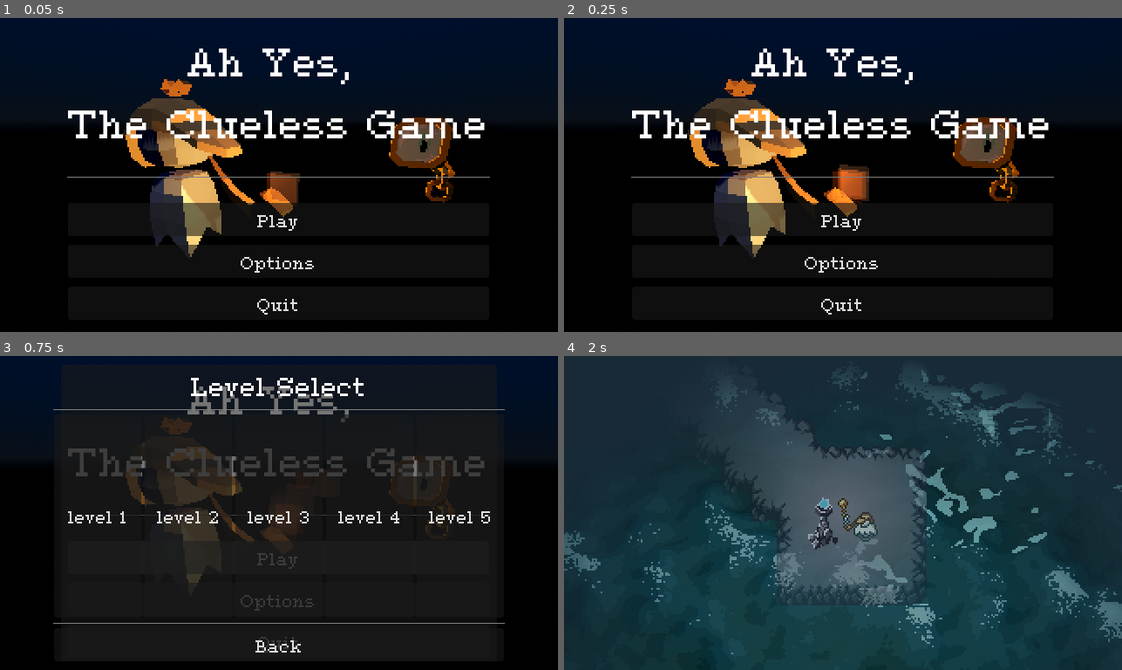
Above: before the commit, frames 1-4 (two rows, left to right).
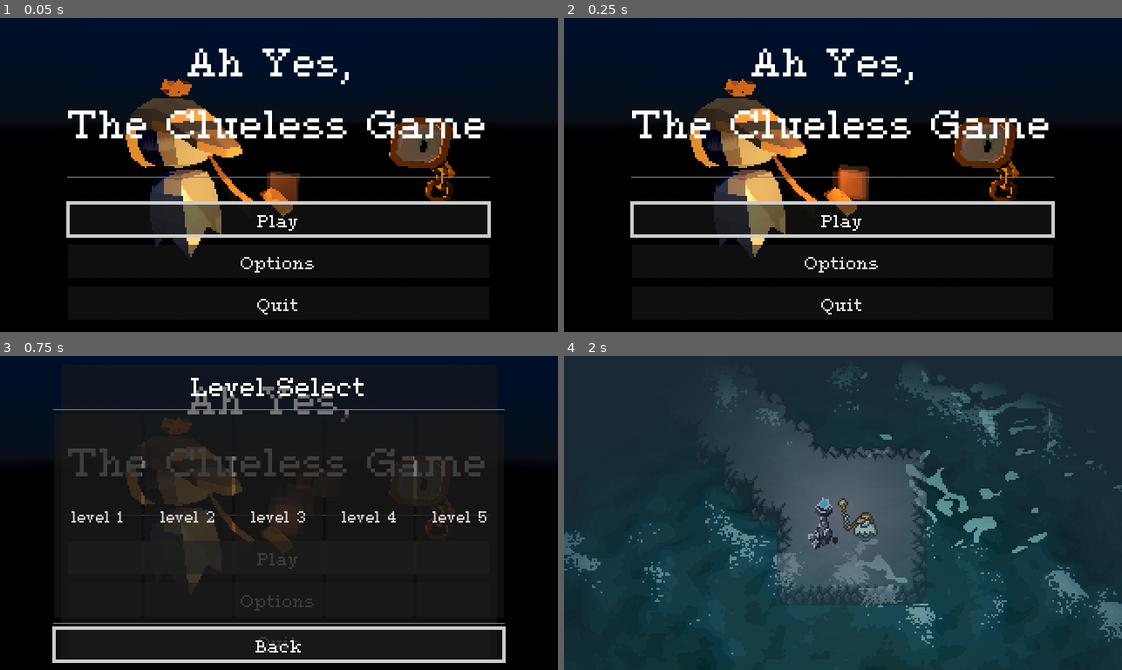
Above: after the commit, the same moments.

Repository: SmithyMKPK/SPRING-RGDC-GAME-JAM-2026
Game: Godot game, scene res://menu_scenes/main_menu.tscn
Same seed, same stepped clock (60 frames per second), same inputs: the game is played once before the commit and once after it. Sound files missing from this copy of the repository are replaced by a short silence.
Inputs:
- Up to frame 1 (0.05 s): no input
- Up to frame 2 (0.25 s): no input
- Up to frame 3 (0.75 s): click "Play" at 0.5 s
- Up to frame 4 (2 s): click "Play" at 1.25 s

The runs differ from the first frame. In frame 1, 1.8% of the frame differs, in the area x 11-88%, y 58-70%; in frame 2, 1.8%; in frame 3, 2.8%, in the area x 9-91%, y 49-98%; in frame 4, nothing differs.

Commit message:
feature: focus in menus

Diff:
--- /dev/null
+++ b/assets/menus_theme.tres
@@ -0,0 +1,36 @@
+[gd_resource type="Theme" format=3 uid="uid://nawdcl54fj77"]
+
+[ext_resource type="FontFile" uid="uid://cnqy0ca0e0jj6" path="res://assets/typefaces/Cairopixel.ttf" id="1_1khsk"]
+
+[sub_resource type="StyleBoxFlat" id="StyleBoxFlat_1khsk"]
+content_margin_left = 4.0
+content_margin_top = 4.0
+content_margin_right = 4.0
+content_margin_bottom = 4.0
+bg_color = Color(1, 1, 1, 0.75)
+draw_center = false
+border_width_left = 4
+border_width_top = 4
+border_width_right = 4
+border_width_bottom = 4
+corner_detail = 1
+expand_margin_left = 2.0
+expand_margin_top = 2.0
+expand_margin_right = 2.0
+expand_margin_bottom = 2.0
+anti_aliasing = false
+
+[sub_resource type="StyleBoxFlat" id="StyleBoxFlat_02h7v"]
+content_margin_left = 4.0
+content_margin_top = 4.0
+content_margin_right = 4.0
+content_margin_bottom = 4.0
+bg_color = Color(0.1, 0.1, 0.1, 0.6)
+
+[resource]
+Button/font_sizes/font_size = 28
+Button/fonts/font = ExtResource("1_1khsk")
+Button/styles/focus = SubResource("StyleBoxFlat_1khsk")
+Button/styles/normal = SubResource("StyleBoxFlat_02h7v")
+Label/font_sizes/font_size = 32
+Label/fonts/font = ExtResource("1_1khsk")
--- /dev/null
+++ b/menu_scenes/grab_focus_on_show.gd
@@ -0,0 +1,10 @@
+extends Button
+
+var last_shown: bool = false;
+
+## cleanup will be using notifications instead
+func _process(_delta: float) -> void:
+	if self.last_shown != self.is_visible_in_tree():
+		self.last_shown = self.is_visible_in_tree();
+		if self.is_visible_in_tree():
+			self.grab_focus();
--- a/menu_scenes/level_finished_menu.tscn
+++ b/menu_scenes/level_finished_menu.tscn
@@ -1,7 +1,8 @@
 [gd_scene format=3 uid="uid://b2lq84t8v78gc"]
 
 [ext_resource type="Script" uid="uid://cly6wj6lik3r7" path="res://menu_scenes/level_finished_menu.gd" id="1_ti1u0"]
-[ext_resource type="FontFile" uid="uid://cnqy0ca0e0jj6" path="res://assets/typefaces/Cairopixel.ttf" id="3_v1jcd"]
+[ext_resource type="Theme" uid="uid://nawdcl54fj77" path="res://assets/menus_theme.tres" id="2_ti1u0"]
+[ext_resource type="Script" uid="uid://dl41i3ceeu241" path="res://menu_scenes/grab_focus_on_show.gd" id="3_ti1u0"]
 
 [node name="LevelFinishedMenu" type="CanvasLayer" unique_id=930334610]
 script = ExtResource("1_ti1u0")
@@ -16,9 +17,10 @@
 offset_left = -160.0
 offset_top = 23.0
 offset_right = 160.0
-offset_bottom = 95.0
+offset_bottom = 101.0
 grow_horizontal = 2
 grow_vertical = 2
+theme = ExtResource("2_ti1u0")
 
 [node name="VBoxContainer" type="VBoxContainer" parent="Panel" unique_id=2003559183]
 layout_mode = 1
@@ -36,8 +38,6 @@
 
 [node name="Label" type="Label" parent="Panel/VBoxContainer" unique_id=703634126]
 layout_mode = 2
-theme_override_fonts/font = ExtResource("3_v1jcd")
-theme_override_font_sizes/font_size = 32
 text = "Level Complete"
 horizontal_alignment = 1
 vertical_alignment = 1
@@ -51,15 +51,12 @@
 
 [node name="Restart Level Button" type="Button" parent="Panel/VBoxContainer/HBoxContainer" unique_id=1333454466]
 layout_mode = 2
-theme_override_fonts/font = ExtResource("3_v1jcd")
-theme_override_font_sizes/font_size = 20
 text = "Restart Level"
 
 [node name="Main Menu Button" type="Button" parent="Panel/VBoxContainer/HBoxContainer" unique_id=118093173]
 layout_mode = 2
-theme_override_fonts/font = ExtResource("3_v1jcd")
-theme_override_font_sizes/font_size = 20
 text = "Main Menu"
+script = ExtResource("3_ti1u0")
 
 [connection signal="pressed" from="Panel/VBoxContainer/HBoxContainer/Restart Level Button" to="." method="_on_restart_level_button_pressed"]
 [connection signal="pressed" from="Panel/VBoxContainer/HBoxContainer/Main Menu Button" to="." method="_on_main_menu_button_pressed"]
--- a/menu_scenes/level_select/level_button.tscn
+++ b/menu_scenes/level_select/level_button.tscn
@@ -1,11 +1,10 @@
 [gd_scene format=3 uid="uid://735rtut6cfeq"]
 
-[ext_resource type="FontFile" uid="uid://cnqy0ca0e0jj6" path="res://assets/typefaces/Cairopixel.ttf" id="1_hup7u"]
+[ext_resource type="Theme" uid="uid://nawdcl54fj77" path="res://assets/menus_theme.tres" id="1_hup7u"]
 
 [node name="LevelButton" type="Button" unique_id=1225191436]
 custom_minimum_size = Vector2(100, 0)
 offset_right = 110.0
 offset_bottom = 233.0
-theme_override_fonts/font = ExtResource("1_hup7u")
-theme_override_font_sizes/font_size = 32
+theme = ExtResource("1_hup7u")
 text = "Level Name"
--- a/menu_scenes/level_select/level_selection_menu.tscn
+++ b/menu_scenes/level_select/level_selection_menu.tscn
@@ -3,6 +3,7 @@
 [ext_resource type="Script" uid="uid://lnsm40u5fhrl" path="res://menu_scenes/level_select/level_selection_menu.gd" id="1_2vl8i"]
 [ext_resource type="FontFile" uid="uid://cnqy0ca0e0jj6" path="res://assets/typefaces/Cairopixel.ttf" id="1_r6oyx"]
 [ext_resource type="PackedScene" uid="uid://735rtut6cfeq" path="res://menu_scenes/level_select/level_button.tscn" id="2_eyild"]
+[ext_resource type="Script" uid="uid://dl41i3ceeu241" path="res://menu_scenes/grab_focus_on_show.gd" id="4_a6wvx"]
 
 [node name="Level Selection Menu" type="Control" unique_id=493822413 node_paths=PackedStringArray("_level_container")]
 layout_mode = 3
@@ -46,6 +47,8 @@
 [node name="HBoxContainer" type="HBoxContainer" parent="VBoxContainer" unique_id=16196201]
 layout_mode = 2
 size_flags_vertical = 3
+focus_neighbor_top = NodePath("../Back Button")
+focus_neighbor_bottom = NodePath("../Back Button")
 
 [node name="HSeparator2" type="HSeparator" parent="VBoxContainer" unique_id=608088048]
 layout_mode = 2
@@ -55,5 +58,6 @@
 theme_override_fonts/font = ExtResource("1_r6oyx")
 theme_override_font_sizes/font_size = 32
 text = "Back"
+script = ExtResource("4_a6wvx")
 
 [connection signal="pressed" from="VBoxContainer/Back Button" to="." method="_on_back_button_pressed"]
--- a/menu_scenes/main_menu.gd
+++ b/menu_scenes/main_menu.gd
@@ -7,10 +7,23 @@
 ## A reference to the level select menu
 @onready var _level_select_menu: Control = $"CenterContainer/Level Selection Menu"
 
+@export var main_focus_target: Control;
+@export var default_button: Button;
+
+func _ready() -> void:
+	self._options_menu.visibility_changed.connect(self._focus_change);
+	self._level_select_menu.visibility_changed.connect(self._focus_change);
 
 ## Acts on the play button being pressed
 func _on_play_button_pressed() -> void:
-	self._level_select_menu.visible = true
+	self._level_select_menu.visible = true;
+
+func _focus_change() -> void:
+	var self_focusable: bool = !(self._level_select_menu.is_visible_in_tree() || \
+		self._options_menu.is_visible_in_tree());
+	self.main_focus_target.focus_behavior_recursive = Control.FOCUS_BEHAVIOR_INHERITED if self_focusable else Control.FOCUS_BEHAVIOR_DISABLED;
+	if self_focusable:
+		self.default_button.grab_focus.call_deferred();
 
 ## Acts on the options button being pressed
 func _on_options_button_pressed() -> void:
--- a/menu_scenes/main_menu.tscn
+++ b/menu_scenes/main_menu.tscn
@@ -3,10 +3,12 @@
 [ext_resource type="FontFile" uid="uid://cnqy0ca0e0jj6" path="res://assets/typefaces/Cairopixel.ttf" id="1_dg02v"]
 [ext_resource type="Script" uid="uid://cbclcm1cmlaj6" path="res://menu_scenes/main_menu.gd" id="1_kwrte"]
 [ext_resource type="PackedScene" uid="uid://ccvmanekwtydl" path="res://menu_scenes/options_menu.tscn" id="3_0nmaq"]
+[ext_resource type="Theme" uid="uid://nawdcl54fj77" path="res://assets/menus_theme.tres" id="3_5h188"]
+[ext_resource type="Script" uid="uid://dl41i3ceeu241" path="res://menu_scenes/grab_focus_on_show.gd" id="4_5h188"]
 [ext_resource type="PackedScene" uid="uid://bpf71ifns3ocu" path="res://menu_scenes/level_select/level_selection_menu.tscn" id="4_xnuoq"]
 [ext_resource type="PackedScene" uid="uid://cilgo7ig7tufy" path="res://menu_scenes/main_background/main_menu_background.tscn" id="5_0nmaq"]
 
-[node name="Main Menu" type="Control" unique_id=2037886259]
+[node name="Main Menu" type="Control" unique_id=2037886259 node_paths=PackedStringArray("main_focus_target", "default_button")]
 layout_mode = 3
 anchors_preset = 15
 anchor_right = 1.0
@@ -14,6 +16,8 @@
 grow_horizontal = 2
 grow_vertical = 2
 script = ExtResource("1_kwrte")
+main_focus_target = NodePath("CenterContainer/VBoxContainer")
+default_button = NodePath("CenterContainer/VBoxContainer/Play Button")
 
 [node name="SubViewportContainer" type="SubViewportContainer" parent="." unique_id=1189437132]
 layout_mode = 1
@@ -40,6 +44,7 @@
 anchor_bottom = 1.0
 grow_horizontal = 2
 grow_vertical = 2
+theme = ExtResource("3_5h188")
 
 [node name="VBoxContainer" type="VBoxContainer" parent="CenterContainer" unique_id=978129503]
 layout_mode = 2
@@ -62,6 +67,7 @@
 theme_override_fonts/font = ExtResource("1_dg02v")
 theme_override_font_sizes/font_size = 32
 text = "Play"
+script = ExtResource("4_5h188")
 
 [node name="Options Button" type="Button" parent="CenterContainer/VBoxContainer" unique_id=101733274]
 layout_mode = 2
@@ -83,7 +89,6 @@
 visible = false
 custom_minimum_size = Vector2(500, 340)
 layout_mode = 2
-levels = Array[String](["res://levels/level_tiles/level_1.tscn", "res://levels/level_tiles/level_2.tscn", "res://levels/level_tiles/level_3.tscn", "res://levels/level_tiles/level_4.tscn", "res://levels/level_tiles/level_5.tscn"])
 
 [connection signal="pressed" from="CenterContainer/VBoxContainer/Play Button" to="." method="_on_play_button_pressed"]
 [connection signal="pressed" from="CenterContainer/VBoxContainer/Options Button" to="." method="_on_options_button_pressed"]
--- a/menu_scenes/options_menu.tscn
+++ b/menu_scenes/options_menu.tscn
@@ -2,6 +2,7 @@
 
 [ext_resource type="FontFile" uid="uid://cnqy0ca0e0jj6" path="res://assets/typefaces/Cairopixel.ttf" id="1_svm0n"]
 [ext_resource type="Script" uid="uid://c1piijhgtyqit" path="res://menu_scenes/options_menu.gd" id="1_w7emi"]
+[ext_resource type="Script" uid="uid://dl41i3ceeu241" path="res://menu_scenes/grab_focus_on_show.gd" id="3_um1hk"]
 
 [node name="Options Menu" type="Control" unique_id=496063839 node_paths=PackedStringArray("_volume_bar")]
 layout_mode = 3
@@ -57,6 +58,7 @@
 theme_override_fonts/font = ExtResource("1_svm0n")
 theme_override_font_sizes/font_size = 32
 text = "Back"
+script = ExtResource("3_um1hk")
 
 [connection signal="value_changed" from="Panel/VBoxContainer/HSlider" to="." method="_on_h_slider_value_changed"]
 [connection signal="pressed" from="Panel/VBoxContainer/Back Button" to="." method="_on_back_button_pressed"]
Not shown, added: menu_scenes/grab_focus_on_show.gd.uid
